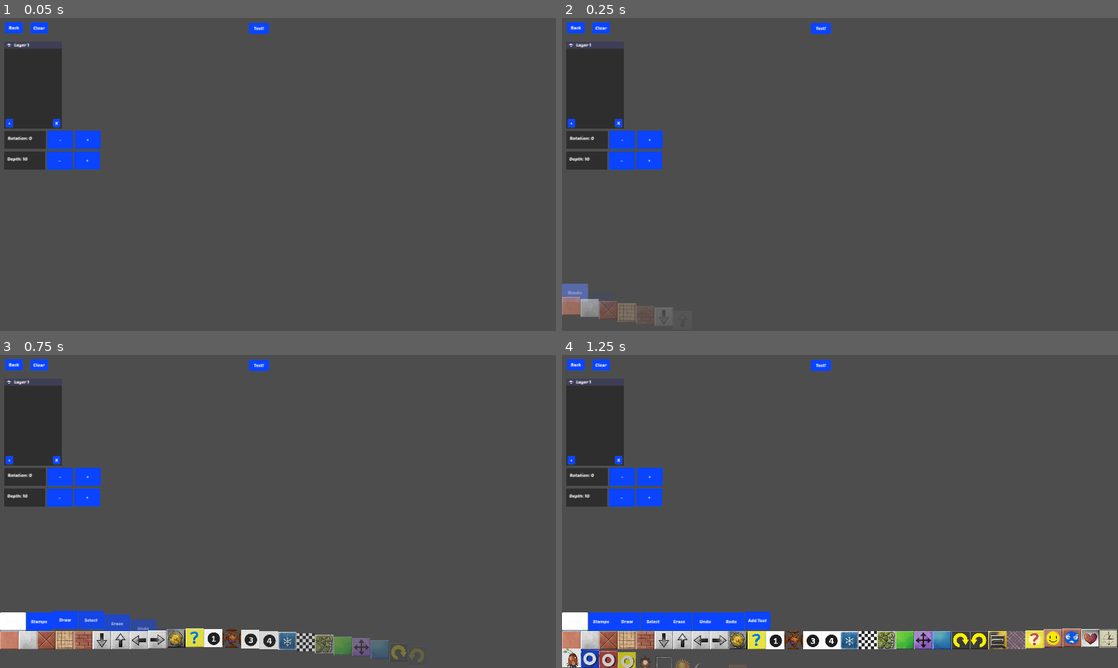
Above: before the commit, frames 1-4 (two rows, left to right).
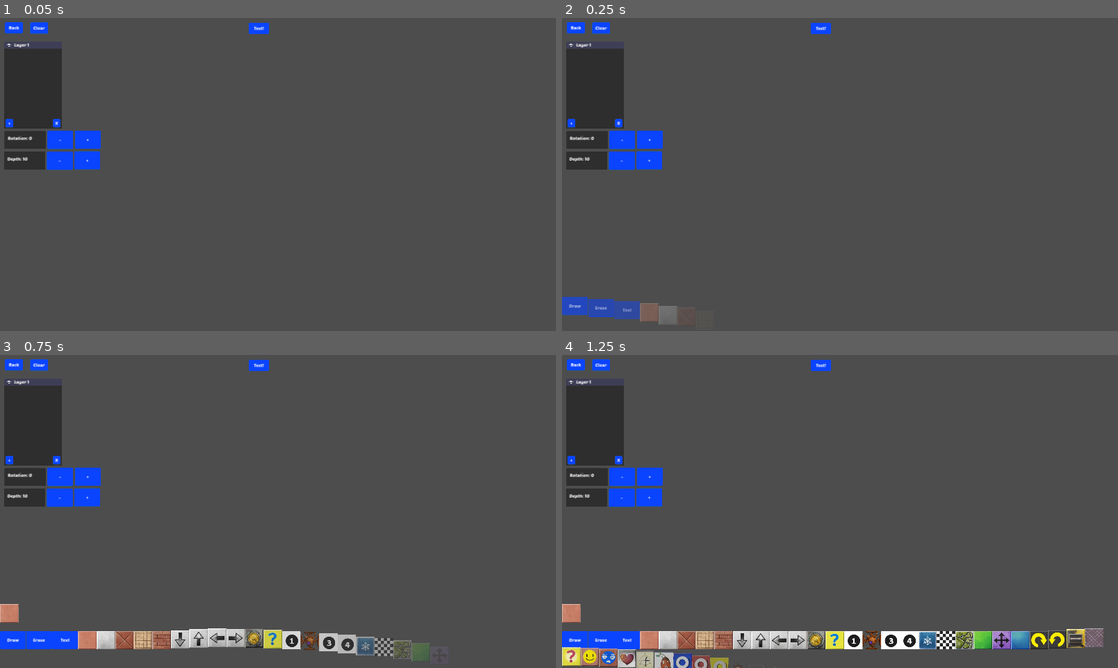
Above: after the commit, the same moments.

Repository: jacob-grahn/platform-racing-4
Game: Godot game, scene res://pages/editor/Editor.tscn
Same seed, same stepped clock (60 frames per second), same inputs: the game is played once before the commit and once after it. This scene is started directly instead of the project's main scene.
Inputs (mouse positions are in pixels of both pictures, inside the frame that each line leads up to):
- Up to frame 1 (0.05 s): no input
- Up to frame 2 (0.25 s): no input
- Up to frame 3 (0.75 s): click (11, 617) at 0.5 s, where only the run before the commit has a clickable "Blocks"
- Up to frame 4 (1.25 s): no input

Frame 1 is identical in both runs. In frame 2, 1.2% of the frame differs, in the area x 0-21%, y 84-99%; in frame 3, 5.9%; in frame 4, 9.3%, in the area x 0-100%, y 79-100%.

Commit message:
simplify editor menu

Diff:
--- a/client/pages/editor/cursors/Cursor.gd
+++ b/client/pages/editor/cursors/Cursor.gd
@@ -42,6 +42,8 @@
 
 
 func _on_control_event(event: Dictionary) -> void:
+	if event.type == EditorEvents.SELECT_BLOCK:
+		current_cursor = block_cursor
 	if event.type == EditorEvents.SELECT_TOOL:
 		$Control.mouse_filter = 0
 		if event.tool == "blocks":
@@ -50,7 +52,7 @@
 			current_cursor = draw_cursor
 		if event.tool == "erase":
 			current_cursor = erase_cursor
-		if event.tool == "add text":
+		if event.tool == "text":
 			current_cursor = usertext_cursor
 			$Control.mouse_filter = 1
 
--- a/client/pages/editor/menu/BlockButton.gd
+++ b/client/pages/editor/menu/BlockButton.gd
@@ -4,7 +4,6 @@
 
 @onready var button = $Content/Button
 @onready var sprite = $Content/Sprite
-var block_id: int
 
 
 func _ready():
@@ -13,10 +12,9 @@
 
 
 func set_block_id(id: int) -> void:
-	block_id = id
-	var coords = Helpers.to_atlas_coords(block_id)
+	var coords = Helpers.to_atlas_coords(id)
 	sprite.region_rect = Rect2(coords * Settings.tile_size, Settings.tile_size)
 
 
 func _on_pressed() -> void:
-	emit_signal("pressed", block_id)
+	emit_signal("pressed")
--- a/client/pages/editor/menu/BlockRow.gd
+++ /dev/null
@@ -1,22 +0,0 @@
-extends SliderRow
-
-signal control_event
-
-const BLOCK_BUTTON = preload("res://pages/editor/menu/BlockButton.tscn")
-
-
-func _ready():
-	super._ready()
-	step_delay = 0.03
-	for i in range(1, 41):
-		var block_button = BLOCK_BUTTON.instantiate()
-		add_slider(block_button)
-		block_button.set_block_id(i)
-		block_button.connect("pressed", _on_pressed)
-
-
-func _on_pressed(block_id: int) -> void:
-	emit_signal("control_event", {
-		"type": EditorEvents.SELECT_BLOCK,
-		"block_id": block_id
-	})
--- a/client/pages/editor/menu/BlockRow.tscn
+++ /dev/null
@@ -1,6 +0,0 @@
-[gd_scene load_steps=2 format=3 uid="uid://djvle7tpyx6mq"]
-
-[ext_resource type="Script" path="res://pages/editor/menu/BlockRow.gd" id="1_g5afv"]
-
-[node name="SliderBlockRow" type="Node2D"]
-script = ExtResource("1_g5afv")
--- a/client/pages/editor/menu/EditorMenu.gd
+++ b/client/pages/editor/menu/EditorMenu.gd
@@ -3,11 +3,11 @@
 signal control_event
 signal level_event
 
-@onready var tool_row = $ToolRow
+@onready var mega_row = $MegaRow
 
 
 func _ready():
-	add_row(tool_row)
+	add_row(mega_row)
 	get_viewport().size_changed.connect(_on_size_changed)
 	_on_size_changed()
 
--- a/client/pages/editor/menu/EditorMenu.tscn
+++ b/client/pages/editor/menu/EditorMenu.tscn
@@ -1,9 +1,9 @@
 [gd_scene load_steps=3 format=3 uid="uid://c1an2cgd34sv1"]
 
 [ext_resource type="Script" path="res://pages/editor/menu/EditorMenu.gd" id="1_nt1xp"]
-[ext_resource type="PackedScene" uid="uid://lctqwgbr7ty5" path="res://pages/editor/menu/ToolRow.tscn" id="2_u81ln"]
+[ext_resource type="PackedScene" uid="uid://ckdgvyuraxydl" path="res://pages/editor/menu/MegaRow.tscn" id="2_dlvc8"]
 
 [node name="EditorMenu" type="Node2D"]
 script = ExtResource("1_nt1xp")
 
-[node name="ToolRow" parent="." instance=ExtResource("2_u81ln")]
+[node name="MegaRow" parent="." instance=ExtResource("2_dlvc8")]
--- /dev/null
+++ b/client/pages/editor/menu/MegaRow.gd
@@ -0,0 +1,44 @@
+extends SliderRow
+
+signal control_event
+
+const BLOCK_BUTTON = preload("res://pages/editor/menu/BlockButton.tscn")
+var TEXT_BUTTON: PackedScene = preload("res://pages/editor/menu/SliderTextButton.tscn")
+
+
+func _ready():
+	super._ready()
+	step_delay = 0.03
+
+	# Add tools
+	var button_labels = ["Draw", "Erase", "Text"]
+	for label in button_labels:
+		var button = TEXT_BUTTON.instantiate()
+		add_slider(button)
+		button.set_label(label)
+		button.connect("pressed", _on_tool_pressed.bind(label.to_lower()))
+
+	# Add blocks
+	for i in range(1, 41):
+		var block_button = BLOCK_BUTTON.instantiate()
+		add_slider(block_button)
+		block_button.set_block_id(i)
+		block_button.connect("pressed", _on_block_pressed.bind(i))
+
+	# select the first block by default
+	call_deferred("_on_block_pressed", 1)
+
+
+func _on_block_pressed(block_id: int) -> void:
+	emit_signal("control_event", {
+		"type": EditorEvents.SELECT_BLOCK,
+		"block_id": block_id
+	})
+
+
+func _on_tool_pressed(tool_id: String) -> void:
+	print("on tool pressed")
+	emit_signal("control_event", {
+		"type": EditorEvents.SELECT_TOOL,
+		"tool": tool_id
+	})
--- /dev/null
+++ b/client/pages/editor/menu/MegaRow.tscn
@@ -0,0 +1,6 @@
+[gd_scene load_steps=2 format=3 uid="uid://ckdgvyuraxydl"]
+
+[ext_resource type="Script" path="res://pages/editor/menu/MegaRow.gd" id="1_u0er4"]
+
+[node name="MegaRow" type="Node2D"]
+script = ExtResource("1_u0er4")
--- a/client/pages/editor/menu/SliderTextButton.gd
+++ b/client/pages/editor/menu/SliderTextButton.gd
@@ -11,7 +11,7 @@
 
 
 func _on_pressed() -> void:
-	emit_signal("pressed", get_label())
+	emit_signal("pressed")
 
 
 func get_dimensions() -> Vector2:
--- a/client/pages/editor/menu/ToolRow.gd
+++ /dev/null
@@ -1,48 +0,0 @@
-extends SliderRow
-
-signal control_event
-
-const BLOCK_ROW: PackedScene = preload("res://pages/editor/menu/BlockRow.tscn")
-var TEXT_BUTTON: PackedScene = preload("res://pages/editor/menu/SliderTextButton.tscn")
-var button_labels = ["Blocks", "Stamps", "Draw", "Select", "Erase", "Undo", "Redo", "Add Text"]
-var sub_row
-var menu
-
-
-func _ready():
-	super._ready()
-	menu = get_parent()
-	for label in button_labels:
-		var button = TEXT_BUTTON.instantiate()
-		add_slider(button)
-		button.set_label(label)
-		button.connect("pressed", _on_pressed)
-
-	self.call_deferred("_on_pressed", "Blocks")
-
-
-func _on_pressed(label: String) -> void:
-	for button in get_children():
-		if button.get_label() == label:
-			button.set_focus(true)
-		else:
-			button.set_focus(false)
-
-	if sub_row && sub_row.name == label:
-		return
-
-	if sub_row:
-		menu.remove_row(sub_row)
-		sub_row = null
-
-	if label == "Blocks":
-		sub_row = BLOCK_ROW.instantiate()
-
-	if sub_row:
-		sub_row.name = label
-		menu.call_deferred("add_row", sub_row)
-
-	emit_signal("control_event", {
-		type = EditorEvents.SELECT_TOOL,
-		tool = label.to_lower()
-	})
--- a/client/pages/editor/menu/ToolRow.tscn
+++ /dev/null
@@ -1,7 +0,0 @@
-[gd_scene load_steps=3 format=3 uid="uid://lctqwgbr7ty5"]
-
-[ext_resource type="PackedScene" uid="uid://c1t4er2top1pa" path="res://pages/editor/menu/SliderRow.tscn" id="1_ox68u"]
-[ext_resource type="Script" path="res://pages/editor/menu/ToolRow.gd" id="2_fahws"]
-
-[node name="SliderControlRow" instance=ExtResource("1_ox68u")]
-script = ExtResource("2_fahws")
